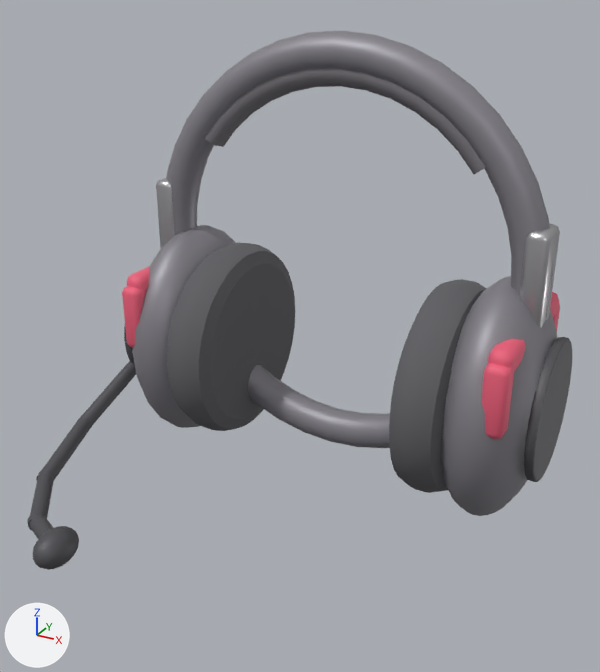
The glTF model models-src/headset.glb as it was, and as the next commit left it.
One viewpoint serves both versions: a camera (50 mm lens) standing at (0.154, -0.262, 0.215) and looking at (0.01, -0.001, 0.084). Every picture has the same lights, and +X, +Y and +Z are marked at lower left. The older version comes first. Where no turn or scale is listed for an object, it has been applied to the vertices. Vertices at exactly the same position are counted once.

The first picture shows 'headset'.
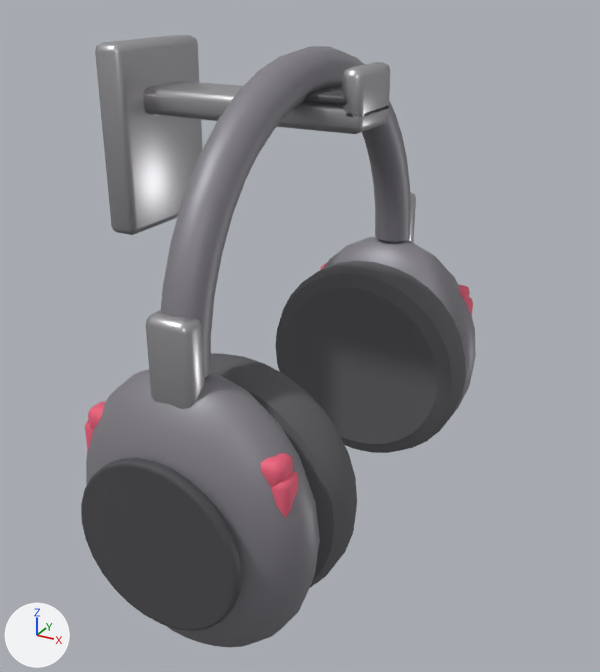
Boxes (x1, y1, x2, y2) around the edits, measured in the pictures (600 x 672 px; the box of a moved part takes in the faces that stretch with it):
'headset', reshaped, moved (27% narrower, 14% taller): before (27, 31, 572, 570); after (81, 35, 476, 647)
part 1 of me_torus, moved or reshaped: before (520, 223, 560, 328); after (342, 62, 390, 117)
part 2 of me_torus, moved or reshaped: before (524, 337, 572, 482); after (81, 458, 242, 631)
part 3 of me_torus, moved or reshaped (not visible afterwards): before (124, 327, 134, 364)
part 4 of me_torus, added: after (86, 369, 320, 647)
part 5 of me_torus, added: after (323, 237, 476, 410)
part 6 of me_torus, moved or reshaped (mostly hidden afterwards): before (156, 178, 175, 248); after (85, 421, 93, 450)
part 7 of me_torus, added (red): after (271, 472, 299, 518)
part 8 of me_torus, added (mostly hidden): after (466, 297, 473, 316)
part 9 of me_torus, moved or reshaped: before (389, 279, 487, 493); after (211, 353, 357, 587)
part 10 of me_torus, moved or reshaped: before (167, 243, 295, 431); after (275, 261, 466, 453)
part 11 of me_torus, added: after (161, 46, 411, 378)
part 12 of me_torus, added: after (95, 35, 203, 235)
part 13 of me_torus, added: after (143, 81, 389, 134)
part 14 of me_torus, added: after (146, 310, 205, 410)
part 15 of me_torus, added (mostly hidden): after (405, 192, 416, 243)
part 16 of me_torus, added: after (303, 85, 347, 105)
part 17 of me_torus, added: after (88, 401, 293, 487)
part 18 of me_torus, added: after (320, 263, 470, 301)
part 19 of me_torus, deleted: before (27, 68, 560, 570)
part 20 of me_torus, deleted: before (166, 31, 553, 448)

What changed in the scene script:
```text
Change me_torus:
    remove me_torus.from_pydata(...)  # 2406 vertices, 4736 faces; spans x -0.104..0.099, y -0.142..0.046, z 0.008..0.202
    add me_torus.from_pydata(...)  # 2134 vertices, 4176 faces; spans x 0.0..0.121, y -0.101..0.101, z 0.01..0.202
    me_torus part 1: the loose piece of 56 vertices spanning x 0.081..0.091, y -0.009..0.009, z 0.089..0.135 is scaled about its middle by (0.729, 1.54, 0.344), then moved by (0.01, 0.0, 0.076)
    me_torus part 2: the loose piece of 168 vertices spanning x 0.095..0.099, y -0.03..0.03, z 0.03..0.09 is multiplied about its middle by the matrix ((0.0, 0.0, -1.0), (-1.0, 0.0, 0.0), (0.0, 1.0, 0.0)), then moved by (-0.022, -0.099, 0.002)
    me_torus part 3: the loose piece of 168 vertices spanning x -0.099..-0.095, y -0.03..0.03, z 0.03..0.09 is multiplied about its middle by the matrix ((0.0, 0.0, -1.0), (-1.0, 0.0, 0.0), (0.0, 1.0, 0.0)), then moved by (0.172, 0.099, 0.002)
    me_torus part 4: a new loose piece, a UV sphere (24 segments, 12 rings, poles along z) spanning x 0.031..0.119, y -0.1..-0.056, z 0.01..0.114, in mat_dark (grey #8e8b93)
    me_torus part 5: a new loose piece, a UV sphere (24 segments, 12 rings, poles along z) spanning x 0.031..0.119, y 0.056..0.1, z 0.01..0.114, in mat_dark (grey #8e8b93)
    me_torus part 6: the loose piece of 56 vertices spanning x -0.091..-0.081, y -0.009..0.009, z 0.089..0.135 is scaled about its middle by (1, 0.464, 0.578), then moved by (0.127, -0.082, -0.036), in mat_accent (red #ed617c)
    me_torus part 7: the loose piece of 56 vertices spanning x 0.081..0.091, y -0.009..0.009, z 0.089..0.135 is copied, and the copy is scaled about its middle by (1, 0.464, 0.578), then moved by (0.023, -0.082, -0.036), in mat_accent (red #ed617c); it spans x 0.104..0.114, y -0.087..-0.077, z 0.062..0.09
    me_torus part 8: the loose piece of 56 vertices spanning x 0.081..0.091, y -0.009..0.009, z 0.089..0.135 is copied, and the copy is scaled about its middle by (1, 0.464, 0.578), then moved by (0.023, 0.082, -0.036), in mat_accent (red #ed617c); it spans x 0.104..0.114, y 0.077..0.087, z 0.062..0.09
    me_torus part 9: the loose piece of 192 vertices spanning x 0.043..0.065, y -0.046..0.046, z 0.014..0.106 is multiplied about its middle by the matrix ((0.0, 0.0, -1.0), (-1.0, 0.0, 0.0), (0.0, 1.0, 0.0)), then moved by (0.021, -0.056, 0.002)
    me_torus part 10: the loose piece of 192 vertices spanning x -0.065..-0.043, y -0.046..0.046, z 0.014..0.106 is multiplied about its middle by the matrix ((0.0, 0.0, -1.0), (-1.0, 0.0, 0.0), (0.0, 1.0, 0.0)), then moved by (0.129, 0.056, 0.002)
    me_torus part 11: a new loose piece of 210 vertices spanning x 0.067..0.083, y -0.088..0.088, z 0.114..0.202, in mat_dark (grey #8e8b93)
    me_torus part 12: a new loose piece of 56 vertices spanning x 0.0..0.012, y -0.025..0.025, z 0.132..0.202, in mat_steel (grey #b8b6ba)
    me_torus part 13: a new loose piece of 56 vertices spanning x 0.0..0.1, y -0.013..0.013, z 0.176..0.186, in mat_steel (grey #b8b6ba)
    me_torus part 14: a new loose piece of 56 vertices spanning x 0.067..0.083, y -0.089..-0.079, z 0.09..0.134, in mat_steel (grey #b8b6ba)
    me_torus part 15: a new loose piece of 56 vertices spanning x 0.067..0.083, y 0.079..0.089, z 0.09..0.134, in mat_steel (grey #b8b6ba)
    me_torus part 16: a new loose piece of 56 vertices spanning x 0.055..0.095, y -0.014..0.014, z 0.186..0.189, in mat_black (dark grey #555559)
    me_torus part 17: a new loose piece of 56 vertices spanning x 0.038..0.112, y -0.087..-0.077, z 0.085..0.095, in mat_accent (red #ed617c)
    me_torus part 18: a new loose piece of 56 vertices spanning x 0.038..0.112, y 0.077..0.087, z 0.085..0.095, in mat_accent (red #ed617c)
    me_torus part 19: 10 loose pieces with 1174 vertices, spanning x -0.104..0.098, y -0.142..0.044, z 0.008..0.193, are deleted
    me_torus part 20: 400 vertices removed from x -0.092..0.092, y -0.008..0.008, z 0.018..0.202
    other edits to the shape of me_torus do not show in these pictures
    remove me_torus.materials.append(mat_fabric)  # grey #7c797e
Change ob_headset:
    ob_headset.location: (0.0024, 0.0479, -0.008) -> (-0.0605, 0.0, -0.01)
```
